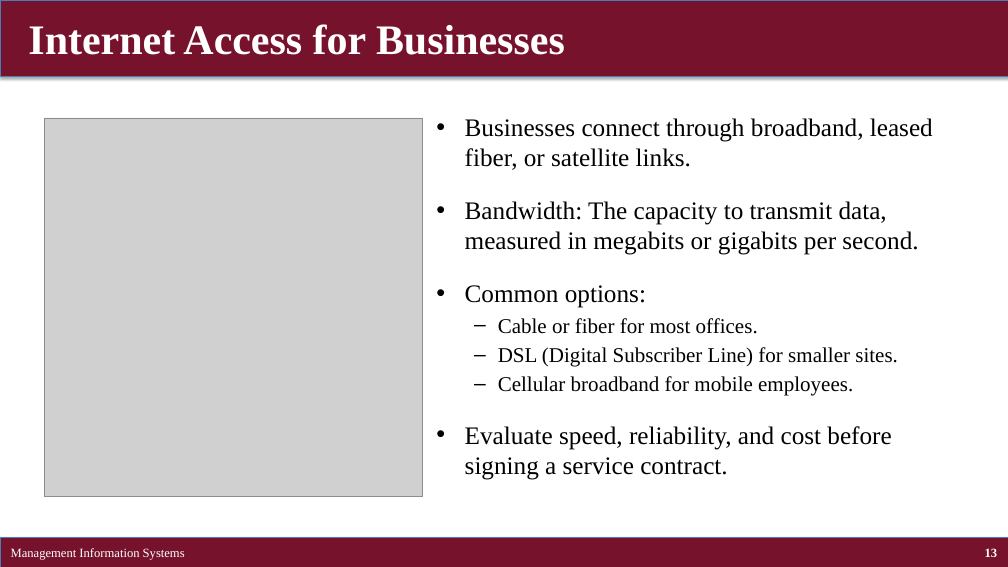
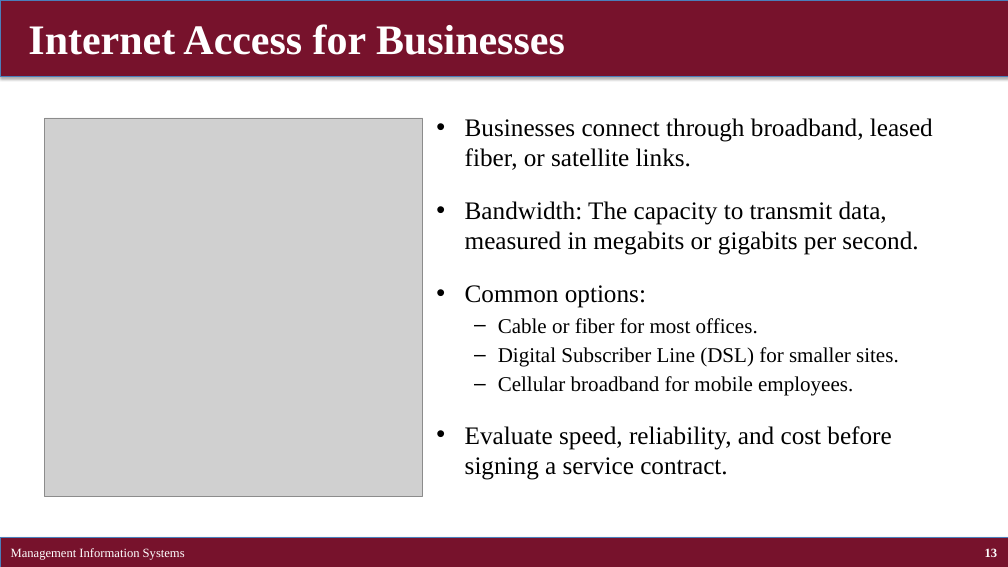
Before and after one commit to brianhwpark/brianhwpark.github.io, a slide deck: slide 13 of files/teaching-resources/concordiacollege-busn-315/busn-315-lecture-note/busn315-ch07.pptx. Drawn at 1008x567 pixels with LibreOffice and Linux fonts; fonts in the diff are those of the drawing; grey boxes stand for pictures. Boxes give left, top, right and bottom in pixels: in the first picture for what was removed or moved away, otherwise in the second. Text is boxed around its words. In the diff, an @@ line names an element or a change of style, - is before the commit and + after.

```diff
--- a/files/teaching-resources/concordiacollege-busn-315/busn-315-lecture-note/busn315-ch07.pptx
+++ b/files/teaching-resources/concordiacollege-busn-315/busn-315-lecture-note/busn315-ch07.pptx
@@ text at (498,347,899,367): text changed @@
-  – DSL (Digital Subscriber Line) for smaller sites.
+  – Digital Subscriber Line (DSL) for smaller sites.
```
Also in this commit, not shown: 3 other slides changed, 14 other files.
